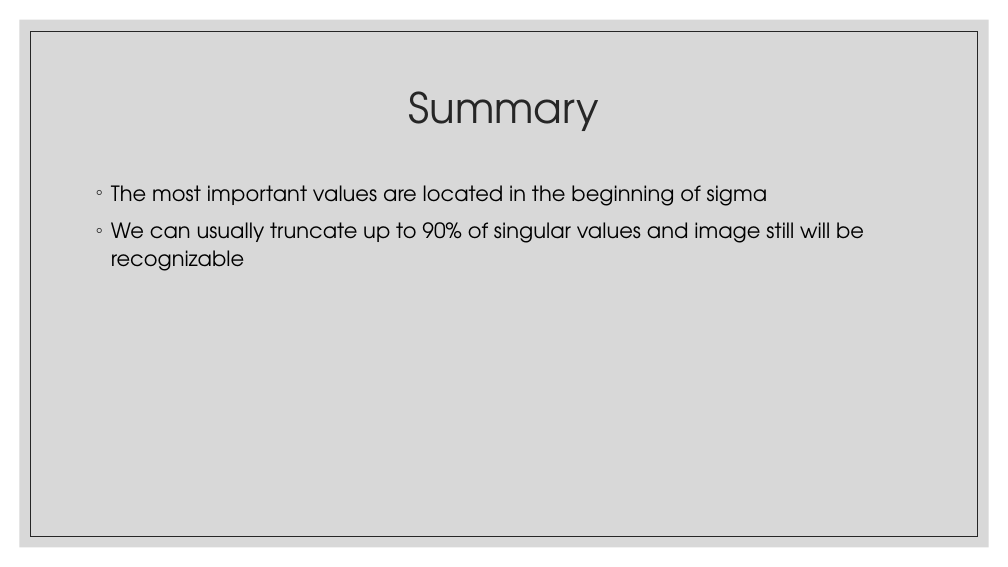
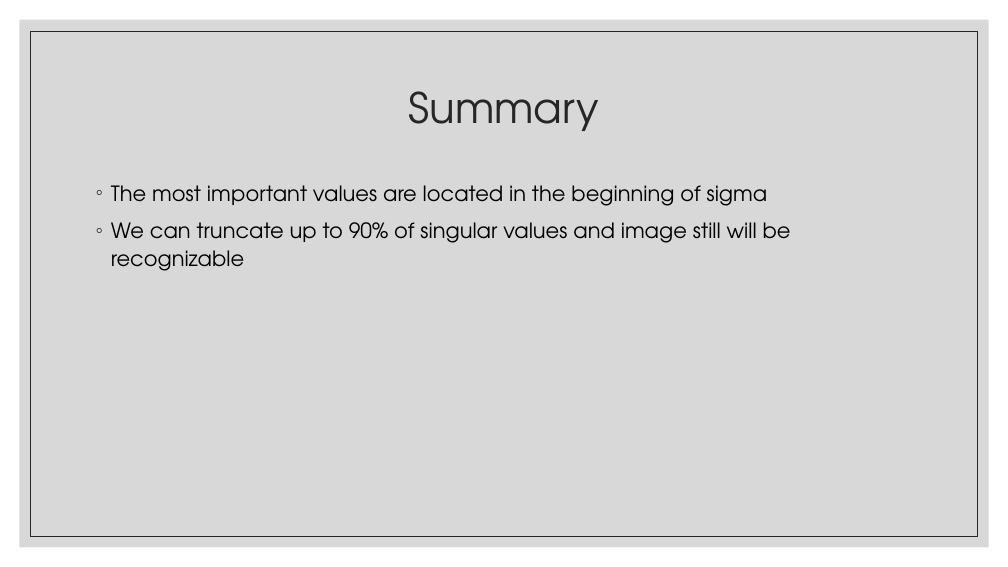
Before and after one commit to Zhekuson/SVDFaces, a slide deck: slide 27 of SVD for face recognition.pptx (slide 29 before the commit). Drawn at 1008x567 pixels with LibreOffice and Linux fonts; fonts in the diff are those of the drawing. Boxes give left, top, right and bottom in pixels: in the first picture for what was removed or moved away, otherwise in the second. Text is boxed around its words. In the diff, an @@ line names an element or a change of style, - is before the commit and + after.

```diff
--- a/SVD for face recognition.pptx
+++ b/SVD for face recognition.pptx
@@ text at [111, 222, 791, 271]: text changed @@
-◦ We can usually truncate up to 90% of singular values and image still will be recognizable
+◦ We can truncate up to 90% of singular values and image still will be recognizable
```
Also in this commit, not shown: 8 other slides changed, 2 slides removed, 5 other files.
